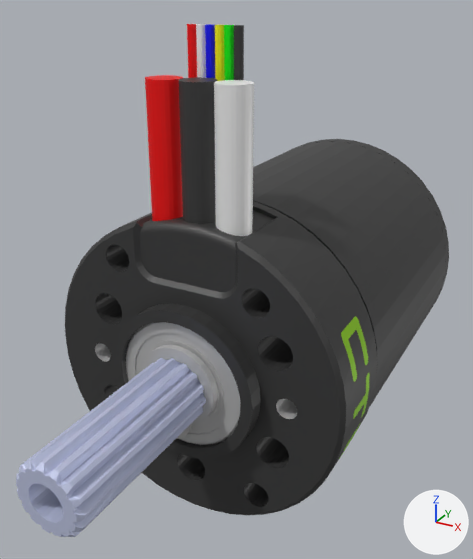
The glTF model robot-arm/glb/Minion.glb as it was, and as the next commit left it.
One viewpoint serves both versions: a camera (50 mm lens) standing at (-4.2, -59.8, 57.1) and looking at (-40.7, 6.5, 23.9). The axes (+X, +Y, +Z) are drawn at lower right. The lights are the same throughout. The older version comes first. Where no turn or scale is listed for an object, it has been applied to the vertices. Vertices at exactly the same position are counted once.
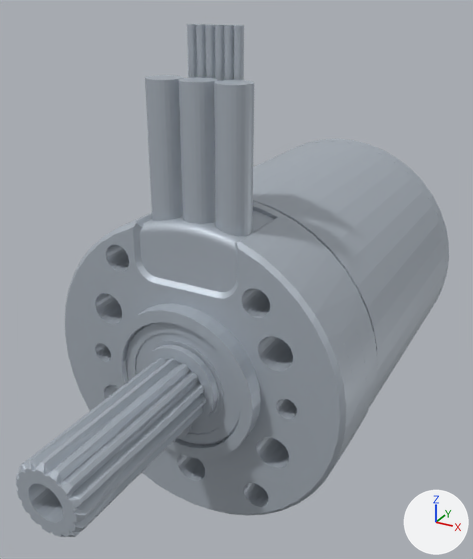
Location of each change, (x1, y1, x2, y2) in pixels of the pictures (473 x 559 px):
'Mesh_0', recoloured, surface changed (dark grey to light grey)
    both: (16, 24, 449, 537)
part 1 of me_mesh_0, recoloured (green to light grey)
    both: (224, 25, 234, 80)
part 2 of me_mesh_0, recoloured (red to light grey)
    both: (145, 24, 197, 221)
part 3 of me_mesh_0, recoloured (white to light grey)
    both: (196, 24, 254, 236)
part 4 of me_mesh_0, recoloured (blue to light grey)
    both: (205, 24, 215, 79)
part 5 of me_mesh_0, recoloured (yellow to light grey)
    both: (215, 25, 225, 81)
part 6 of me_mesh_0, recoloured
    both: (95, 322, 297, 445)
part 7 of me_mesh_0, recoloured (green to light grey)
    both: (339, 316, 370, 459)
part 8 of me_mesh_0, recoloured
    both: (16, 358, 206, 537)

The change, as a list of edits to the scene's bpy script:
```text
Change mat_material_0:
    mat_material_0.base_color: (0.0513, 0.0513, 0.0513) -> (0.45, 0.5, 0.56)  # dark grey #404040 -> light grey #b3bcc5
Change me_mesh_0:
    where me_mesh_0.from_pydata(...)  # 16517 vertices, 32994 faces; spans x -59.3..-21.3, y -28.7..43.8, z -2.8..54.0
    used by ob_mesh_0; location = (0.0, 0.0, 0.0)
    remove me_mesh_0.materials.append(mat_material_8)  # green #00c000
    remove me_mesh_0.materials.append(mat_material_9)  # green #008000
    me_mesh_0 part 1: 74 faces spanning x -39.1..-38.1, y 0.7..1.7, z 34.5..54.0 switch from mat_material_1 (green #00ff00) to mat_material_0 (light grey #b3bcc5)
    me_mesh_0 part 2: 141 faces spanning x -46.3..-42.4, y -4.1..1.7, z 29.0..54.0 switch from mat_material_2 (red #ff0000) to mat_material_0 (light grey #b3bcc5)
    me_mesh_0 part 3: 142 faces spanning x -42.4..-34.2, y -4.1..1.7, z 29.0..54.0 switch from mat_material_3 (white #ffffff) to mat_material_0 (light grey #b3bcc5)
    me_mesh_0 part 4: 77 faces spanning x -41.3..-40.3, y 0.7..1.7, z 34.6..54.0 switch from mat_material_4 (blue #0000ff) to mat_material_0 (light grey #b3bcc5)
    me_mesh_0 part 5: 217 faces spanning x -55.0..-24.8, y 0.7..3.7, z -1.0..54.0 switch from mat_material_5 (yellow #ffff00) to mat_material_0 (light grey #b3bcc5)
    me_mesh_0 part 6: 14149 faces spanning x -55.0..-24.8, y -8.2..43.8, z -1.0..25.8 switch from mat_material_6 (light grey #c0c0c0) to mat_material_0 (light grey #b3bcc5)
    me_mesh_0 part 7: 705 faces spanning x -59.3..-21.3, y -2.7..43.8, z -0.9..25.0 switch from mat_material_7 (green #97d700) to mat_material_0 (light grey #b3bcc5)
    me_mesh_0 part 8: 6889 faces spanning x -47.5..-33.1, y -28.7..43.8, z 9.0..22.8 switch from mat_material_10 (pale blue #cad1ee) to mat_material_0 (light grey #b3bcc5)
```
